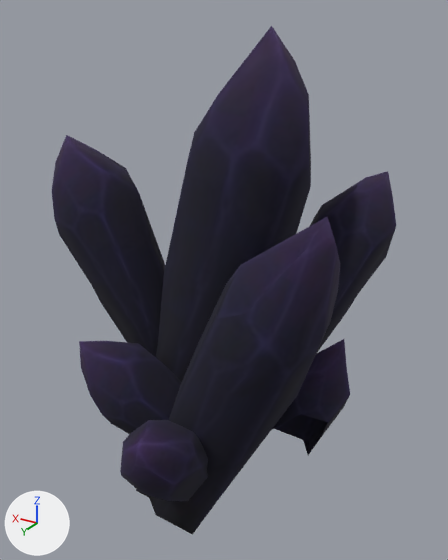
An edit to the glTF model 3d/mine-hantee/models/storm_doodad_kingscrest_minecrystals_11.glb, drawn before and after from the same camera.
One viewpoint serves both versions: a camera (50 mm lens) standing at (-2.58, 3.82, 2.97) and looking at (-0.21, -0.14, 0.99). Arrows for +X, +Y and +Z are at lower left; the lights stay in place. The older version comes first. Vertices at exactly the same position are counted once.
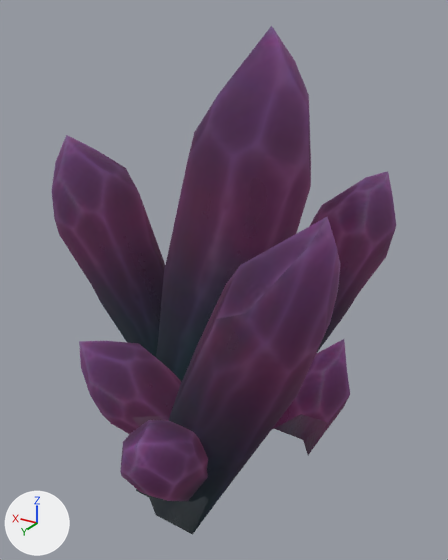
Where the newer file only moved an object's origin or applied its transform, the numbers keep the older frame.

What differs and where, as boxes [x1, y1, x2, y2] in the pictures (448 x 560 px):
'Mesh_0', surface changed (lighter)
    both: [52, 26, 396, 535]

Edits to the bpy script that builds the scene:
```text
Add img_storm_kingscrest_minecrystals_purple_diff_storm_kingscrest_minecrystals_purple_diff_fx_png:
    img_storm_kingscrest_minecrystals_purple_diff_storm_kingscrest_minecrystals_purple_diff_fx_png = load_image('storm_kingscrest_minecrystals_purple_diff_storm_kingscrest_minecrystals_purple_diff_fx.png', '../textures/storm_kingscrest_minecrystals_purple_diff_storm_kingscrest_minecrystals_purple_diff_fx.png', 256, 128, 'sRGB')
Add img_storm_kingscrest_minecrystals_purple_glow_lum_jpg:
    img_storm_kingscrest_minecrystals_purple_glow_lum_jpg = load_image('storm_kingscrest_minecrystals_purple_glow_lum.jpg', '../textures/storm_kingscrest_minecrystals_purple_glow_lum.jpg', 256, 128, 'sRGB')
Change mat_material_0:
    remove # nodes: BsdfPrincipled, OutputMaterial, TexImage
    remove # uses the picture img_storm_kingscrest_minecrystals_purple_diff_jpg
    nodes: BsdfPrincipled, Mapping x2, OutputMaterial, TexImage x2, UVMap x2
    uses the picture img_storm_kingscrest_minecrystals_purple_diff_storm_kingscrest_minecrystals_purple_diff_fx_png
    uses the picture img_storm_kingscrest_minecrystals_purple_glow_lum_jpg
Change me_mesh_0:
    where me_mesh_0.from_pydata(...)  # 378 vertices, 671 faces; spans x -1.32..1.32, y -1.35..1.35, z -0.94..2.89
    used by ob_mesh_0; location = (0.0, 0.0, 0.0)
    me_mesh_0 part 1: 671 kept faces spanning x -1.32..1.32, y -1.35..1.35, z -0.94..2.89 get new texture (UV) coordinates
```
